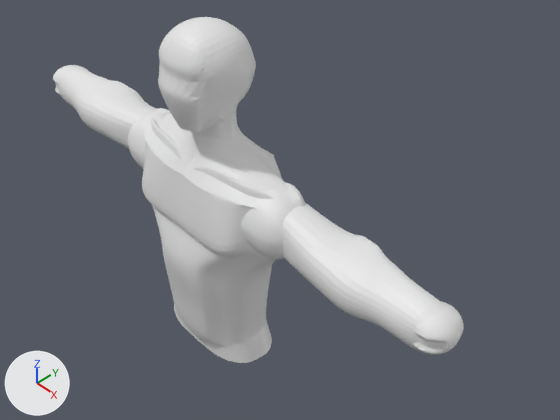
The Blender file чел2.blend, before and after one commit.
The view is the same before and after, from a camera (50 mm lens) standing at (10.81, -8.15, 7.29) and looking at (1.13, 0.94, -3.34). Every picture has the same lights, and +X, +Y and +Z are marked at lower left.

Names of what the first picture shows: 'голова', 'локти', 'плечи(суставы)', 'плечё'.
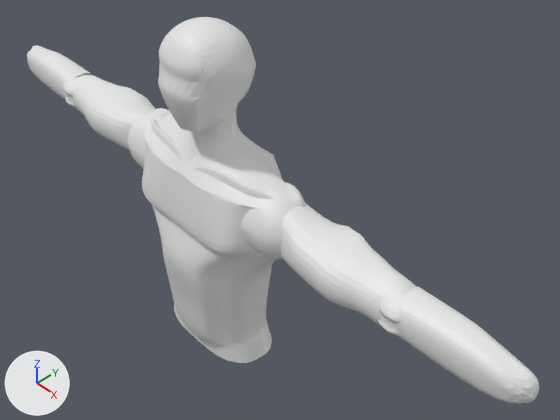
Boxes (x1, y1, x2, y2) around the edits, measured in the pictures (560 x 420 px; the box of a moved part takes in the faces that stretch with it):
'плечё', reshaped (11% narrower, 12% shorter): before (58, 66, 445, 351); after (72, 75, 416, 326)
'Куб', added: after (27, 45, 539, 404)
part 1 of me_куб, moved or reshaped: before (58, 66, 445, 351); after (72, 75, 416, 326)
part 2 of me_куб, moved or reshaped: before (68, 73, 415, 330); after (78, 79, 395, 316)
part 3 of me_сфера_001, moved or reshaped: before (53, 65, 464, 354); after (63, 74, 406, 336)

The change, as a list of edits to the scene's bpy script:
```text
Change me_куб:
    where me_куб.from_pydata(...)  # 62 vertices, 60 faces; spans x 1.71..6.13, y -0.64..0.85, z -0.58..0.67
    used by ob_плечё; location = (0.0, 0.0, -2.75)
    me_куб part 1: all 9 vertices in x 6.11..6.13, y -0.41..0.53, z -0.53..0.58 are moved by (-0.68, 0.0, 0.0)
    me_куб part 2: all 46 vertices in x 3.1..5.11, y -0.64..0.85, z -0.58..0.67 are moved by (-0.39, 0.0, 0.0)
Change me_сфера_001:
    used by ob_локти; location = (0.0, 0.15, -2.78)
    remove me_сфера_001.from_pydata(...)  # 497 vertices, 526 faces; spans x 5.408..6.374, y -0.494..0.508, z -0.361..0.472
    add me_сфера_001.from_pydata(...)  # 497 vertices, 526 faces; spans x 4.774..5.735, y -0.57..0.421, z -0.343..0.481
    me_сфера_001 part 3: 497 of 497 vertices moved; they spanned x 5.408..6.374, y -0.494..0.508, z -0.361..0.472 and now span x 4.774..5.735, y -0.57..0.421, z -0.343..0.481; mean shift (-0.648, -0.084, 0.045); largest move (5.979, -0.025, 0.464) -> (5.276, -0.123, 0.481)
Add me_куб_001:
    me_куб_001.from_pydata(...)  # 52 vertices, 39 faces; spans x 5.28..7.94, y -0.25..0.38, z -0.63..0.26
Add ob_куб:
    ob_куб = bpy.data.objects.new('Куб', me_куб_001)
    ob_куб.location = (0.0, 0.0, -2.45)
    ob_куб.scale = (1.0, 1.39, 1.18)
    _m = ob_куб.modifiers.new('Симметрия', 'MIRROR')
    _m = ob_куб.modifiers.new('Подразделения', 'SUBSURF')
    _m.levels = 6
```
